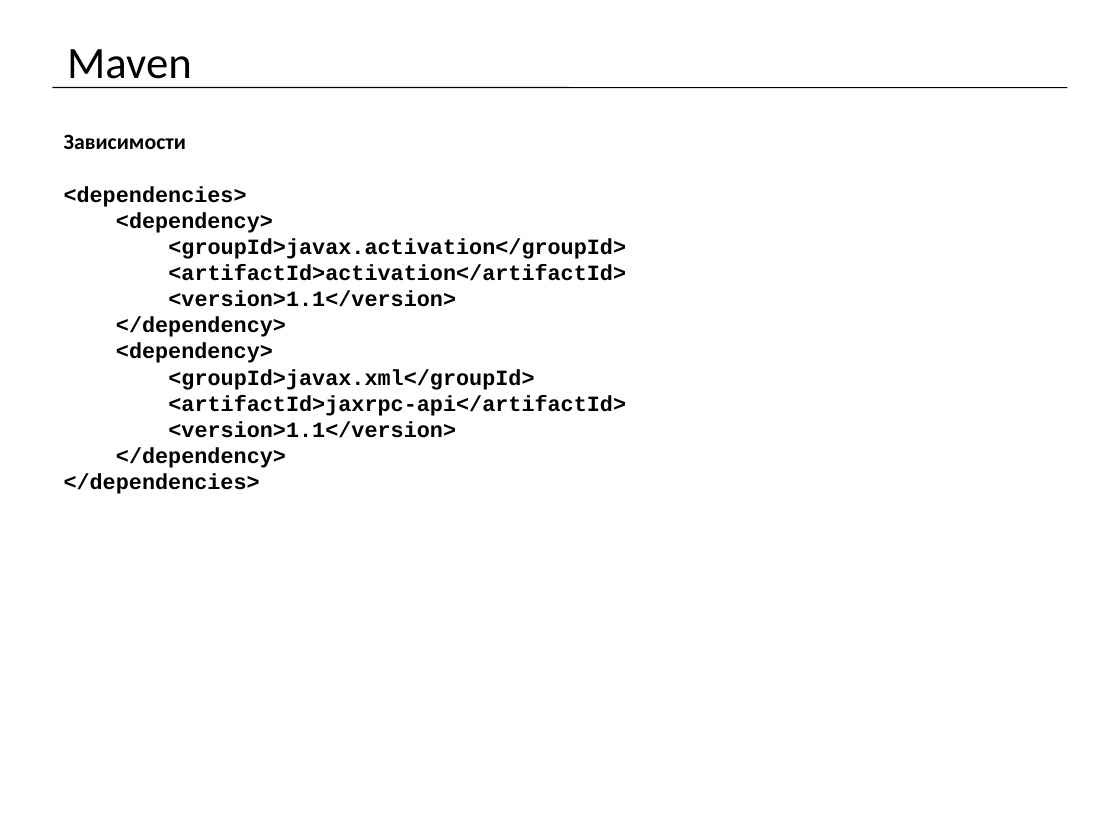
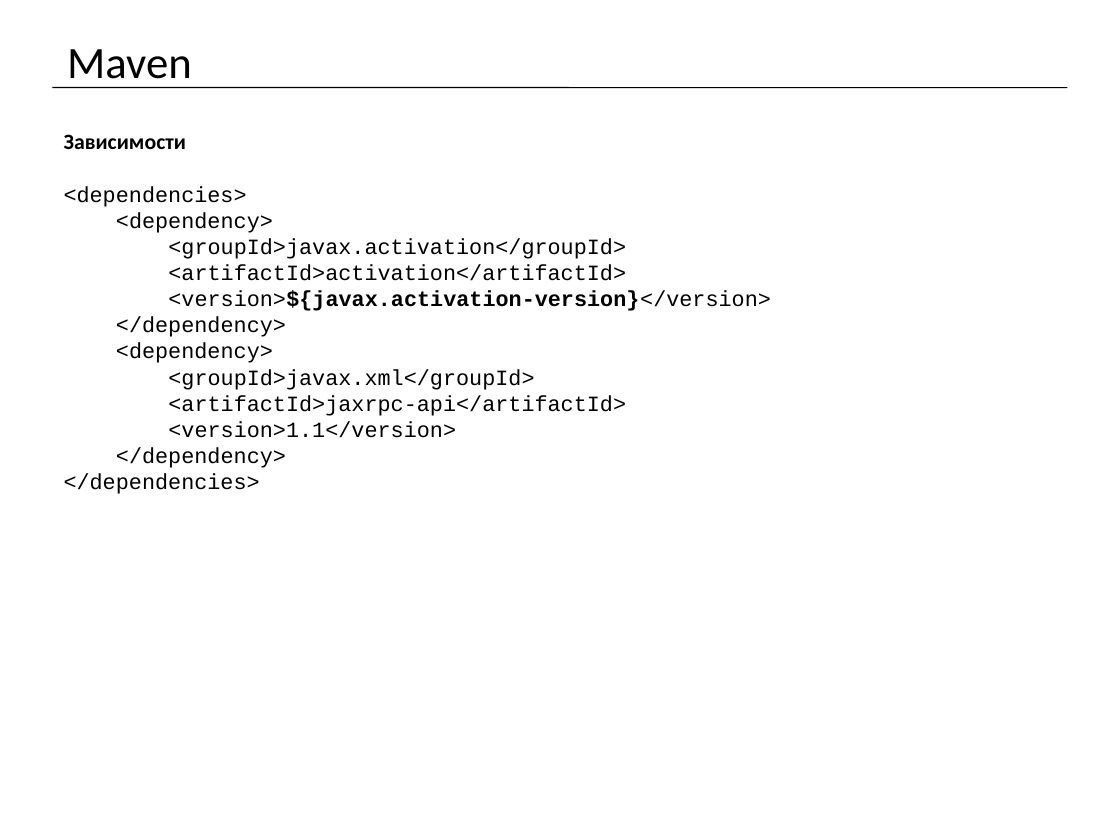
Before and after one commit to mrdekk/j2ee_course, a slide deck: slide 18 of lectures/j2ee. Lecture 1.pptx. Drawn at 1120x840 pixels with LibreOffice and Linux fonts; fonts in the diff are those of the drawing. Boxes give left, top, right and bottom in pixels: in the first picture for what was removed or moved away, otherwise in the second. Text is boxed around its words. In the diff, an @@ line names an element or a change of style, - is before the commit and + after.

```diff
--- a/lectures/j2ee. Lecture 1.pptx
+++ b/lectures/j2ee. Lecture 1.pptx
@@ text at (64,186,626,494): bold off in "<dependencies>", "<dependency>", "<groupId>javax.activation</groupId>", "<artifactId>activation</artifactId>" and 7 more places @@
@@ text at (168,291,771,311): text changed @@
-<version>1.1</version>
+<version>${javax.activation-version}</version>
```
Also in this commit, not shown: 7 other slides changed, 2 slides added, 16 other files.
